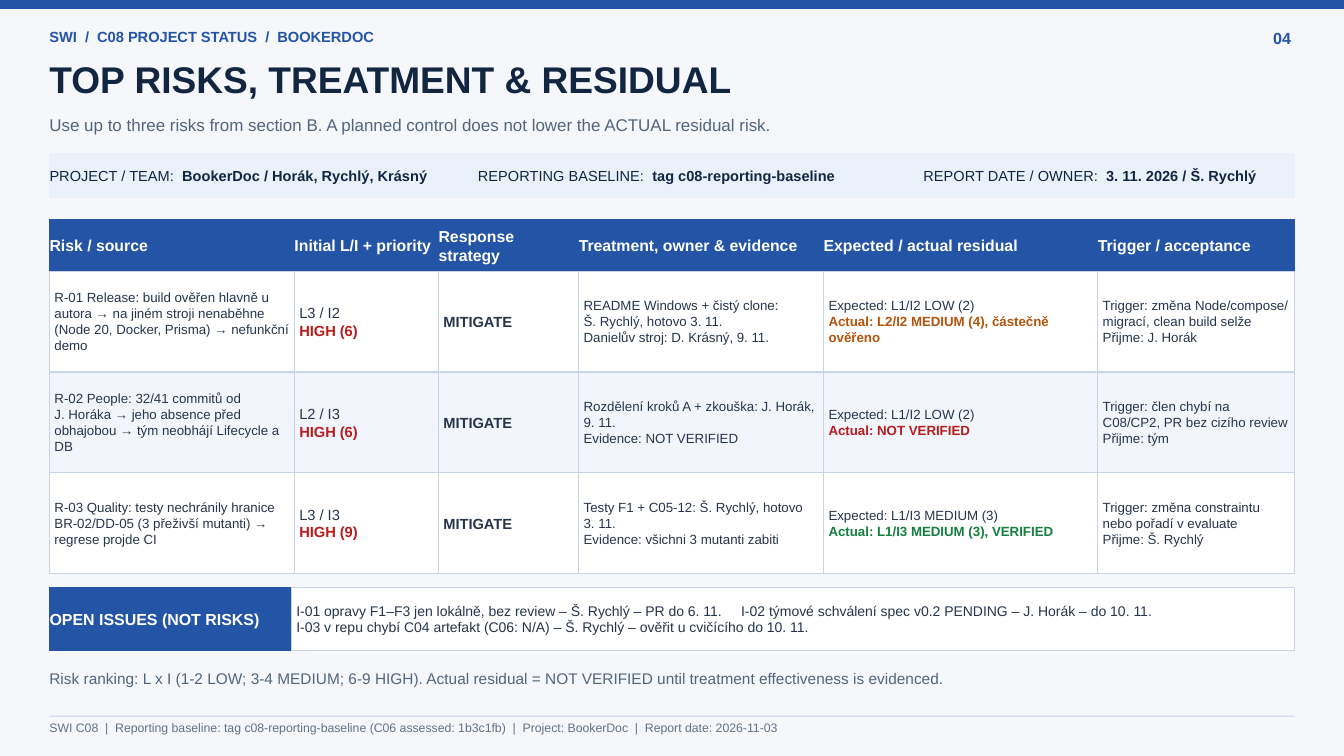
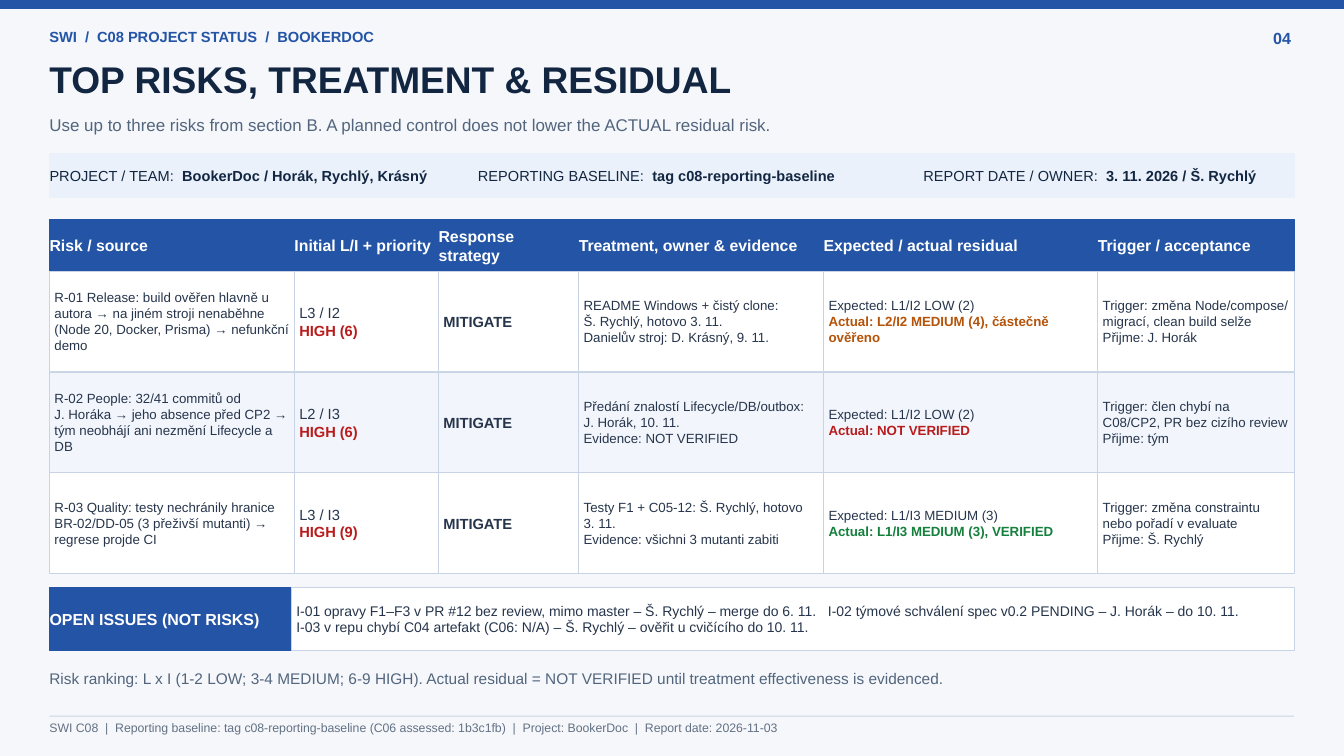
Before and after one commit to ethanjojo/reservationsystem-swi, a slide deck: slide 4 of docs/c08/C08_Project_Status_BookerDoc.pptx. Drawn at 1344x756 pixels with LibreOffice and Linux fonts; fonts in the diff are those of the drawing. Boxes give left, top, right and bottom in pixels: in the first picture for what was removed or moved away, otherwise in the second. Text is boxed around its words. In the diff, an @@ line names an element or a change of style, - is before the commit and + after.

```diff
--- a/docs/c08/C08_Project_Status_BookerDoc.pptx
+++ b/docs/c08/C08_Project_Status_BookerDoc.pptx
@@ text in rectangle at (54,393,272,451): text changed @@
-R-02 People: 32/41 commitů od J. Horáka → jeho absence před obhajobou → tým neobhájí Lifecycle a DB
+R-02 People: 32/41 commitů od J. Horáka → jeho absence před CP2 → tým neobhájí ani nezmění Lifecycle a DB
@@ text in rectangle at (584,401,804,429): text changed @@
-Rozdělení kroků A + zkouška: J. Horák, 9. 11.
+Předání znalostí Lifecycle/DB/outbox: J. Horák, 10. 11.
@@ text in rectangle at (296,604,1238,619): text changed @@
-I-01 opravy F1–F3 jen lokálně, bez review – Š. Rychlý – PR do 6. 11. I-02 týmové schválení spec v0.2 PENDING – J. Horák – do 10. 11.
+I-01 opravy F1–F3 v PR #12 bez review, mimo master – Š. Rychlý – merge do 6. 11. I-02 týmové schválení spec v0.2 PENDING – J. Horák – do 10. 11.
```
Also in this commit, not shown: 4 other slides changed, 5 other files.
